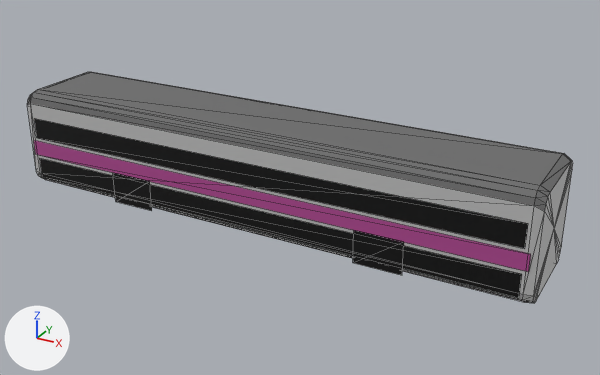
One commit to the glTF model assets-src/models/train/rer_generic_E__neutral.glb: the scene before it, then after it.
The view is the same before and after, from a 50 mm lens placed at (10.66, -17.85, 9.96), pointed at (0.75, 0.17, 0.95). Arrows for +X, +Y and +Z are at lower left; the lights stay in place. The older version comes first. Mesh edges are drawn as thin lines. Vertices at exactly the same position are counted once.

The first picture shows 'rer_generic_E__neutral'.
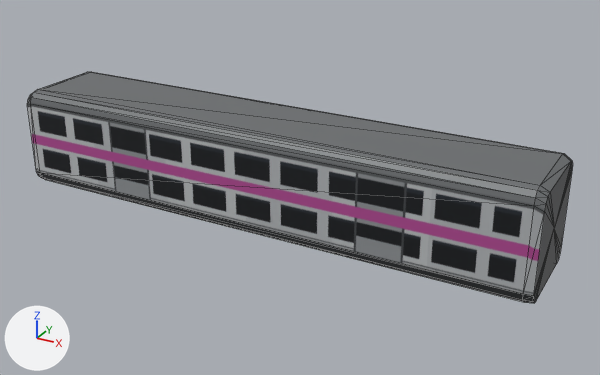
Location of each change, (x1, y1, x2, y2) in pixels of the pictures (600 x 375 px):
```json
{"part": 1, "of": "me_rer_generic_e__neutral", "change": "deleted", "before": [34, 119, 531, 298]}
{"part": 2, "of": "me_rer_generic_e__neutral", "change": "recoloured", "before": [39, 176, 534, 303], "after": [39, 176, 534, 303]}
{"part": 3, "of": "me_rer_generic_e__neutral", "change": "recoloured", "before": [27, 104, 573, 303], "after": [27, 104, 573, 303]}
{"part": 4, "of": "me_rer_generic_e__neutral", "change": "edited", "before": [27, 72, 572, 211], "after": [27, 72, 572, 211], "on screen": "looks the same"}
```

The change, as JSON lines over the scene's bpy script:
```json
{"op": "add", "block": "img_image_0", "code": ["img_image_0 = load_image('Image_0', '_unpacked/Image_0', 1024, 320, 'sRGB')"]}
{"op": "add", "block": "mat_caisse_rer", "code": ["mat_caisse_rer = principled_material('caisse_rer')", "mat_caisse_rer.texture = img_image_0", "mat_caisse_rer.metallic = 0.16", "mat_caisse_rer.roughness = 0.52"]}
{"block": "me_rer_generic_e__neutral", "where": "# used by ob_rer_generic_e__neutral; location = (0.0, 0.0, 0.0)"}
{"op": "remove", "block": "me_rer_generic_e__neutral", "code": "me_rer_generic_e__neutral.from_pydata(...)  # 106 vertices, 148 faces; spans x -7.5..7.5, y -1.4..1.4, z 0.0..2.8"}
{"op": "remove", "block": "me_rer_generic_e__neutral", "code": "me_rer_generic_e__neutral.materials.append(mat_ceinture_rer_e)  # pink #b94e9a"}
{"op": "remove", "block": "me_rer_generic_e__neutral", "code": "me_rer_generic_e__neutral.materials.append(mat_vitrage_sombre)  # black #171717"}
{"op": "add", "block": "me_rer_generic_e__neutral", "code": "me_rer_generic_e__neutral.from_pydata(...)  # 66 vertices, 128 faces; spans x -7.5..7.5, y -1.4..1.4, z 0.0..2.8"}
{"block": "me_rer_generic_e__neutral", "change": "me_rer_generic_e__neutral part 1: 10 loose pieces with 40 vertices, spanning x -7.3..7.3, y -1.4..1.4, z 0.0..2.1, are deleted"}
{"block": "me_rer_generic_e__neutral", "change": "me_rer_generic_e__neutral part 2: 30 faces spanning x -7.5..7.5, y -1.4..1.4, z 0.0..0.2 switch from mat_soubassement (dark grey #363636) to mat_caisse_rer (picture img_image_0)"}
{"block": "me_rer_generic_e__neutral", "change": "me_rer_generic_e__neutral part 3: 56 faces spanning x -7.5..7.5, y -1.4..1.4, z 0.0..2.7 switch from mat_caisse_neutre (light grey #c7c7c7) to mat_caisse_rer (picture img_image_0)"}
{"block": "me_rer_generic_e__neutral", "change": "me_rer_generic_e__neutral part 4: 42 faces spanning x -7.5..7.5, y -1.4..1.4, z 2.4..2.8 switch from mat_toiture (grey #707070) to mat_caisse_rer (picture img_image_0)"}
```
